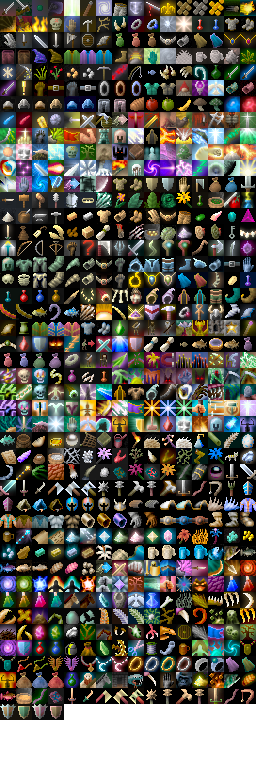
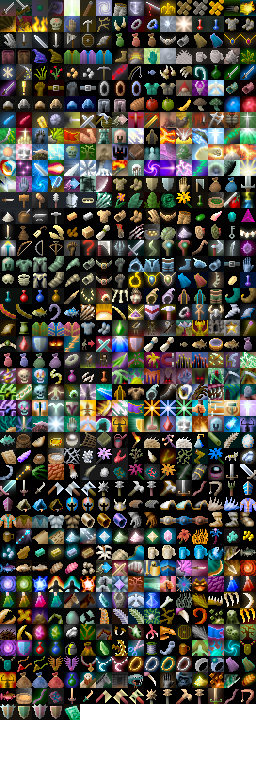
Layers edited between the first and the second 256×768 image:
painted on "Pasted Layer" over 64, 704, 80, 720
